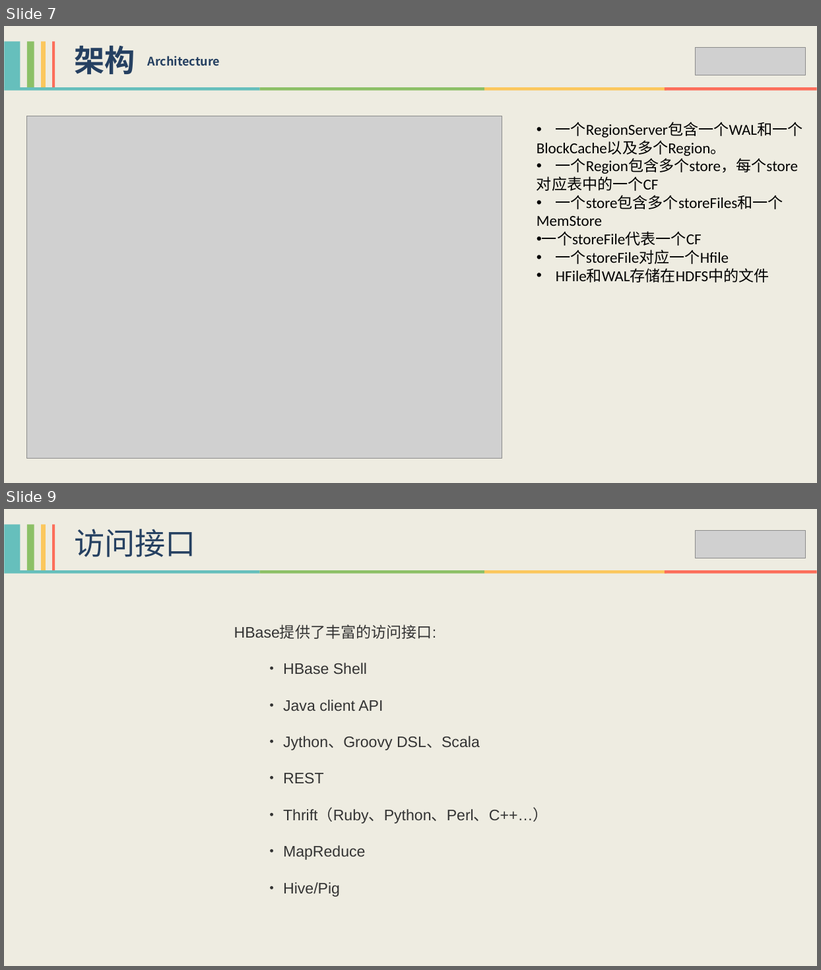
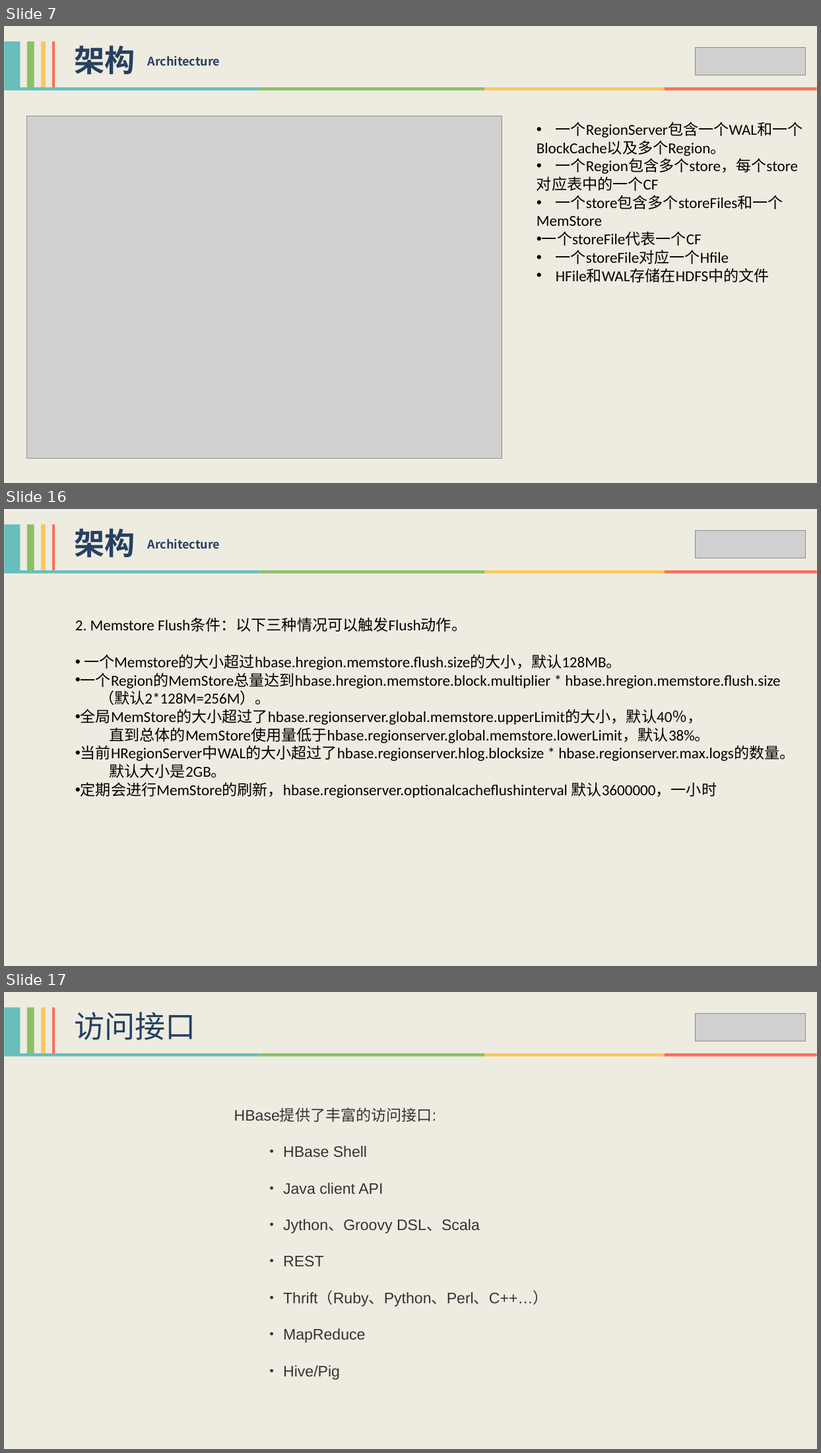
Before and after one commit to xiaoguoqiang/data, a slide deck: HBase技术分享-李强.pptx. Shown one above the other, each under a label of ours: slides 7 and 9 before the commit, slides 7, 16 and 17 after it; the slides between them are not shown. The pictures are 821x970 and 821x1453 pixels, drawn with LibreOffice and Linux fonts; fonts in the diff are those of the drawing; grey boxes stand for pictures. Boxes give left, top, right and bottom in pixels: in the first picture for what was removed or moved away, otherwise in the second. Text is boxed around its words. In the diff, an @@ line names an element or a change of style, - is before the commit and + after.

```diff
--- a/HBase技术分享-李强.pptx
+++ b/HBase技术分享-李强.pptx
@@ slide 16 added at <box>4,509,817,966</box>, background #EEECE1 @@
@@ group added at <box>4,524,55,570</box>: 4 rectangles @@
@@ text added at <box>74,528,135,558</box>, 36 pt, text #254061, bold @@
+架构
@@ text added at <box>148,539,220,549</box>, 14 pt, text #254061, bold @@
+Architecture
@@ picture added at <box>695,530,805,558</box> @@
@@ group added at <box>4,570,817,574</box>: 4 rectangles @@
@@ text added at <box>75,618,795,798</box>, 18 pt, text #000000 @@
+2. Memstore Flush条件：以下三种情况可以触发Flush动作。
+• 一个Memstore的大小超过hbase.hregion.memstore.flush.size的大小，默认128MB。
+• 一个Region的MemStore总量达到hbase.hregion.memstore.block.multiplier * hbase.hregion.memstore.flush.size
+（默认2*128M=256M）。
+• 全局MemStore的大小超过了hbase.regionserver.global.memstore.upperLimit的大小，默认40％，
+直到总体的MemStore使用量低于hbase.regionserver.global.memstore.lowerLimit，默认38%。
+• 当前HRegionServer中WAL的大小超过了hbase.regionserver.hlog.blocksize * hbase.regionserver.max.logs的数量。
+默认大小是2GB。
+• 定期会进行MemStore的刷新，hbase.regionserver.optionalcacheflushinterval 默认3600000，一小时
@@ what was slide 9 is now slide 17 @@
```
Also in this commit, not shown: 2 slides changed, 7 other slides added.
